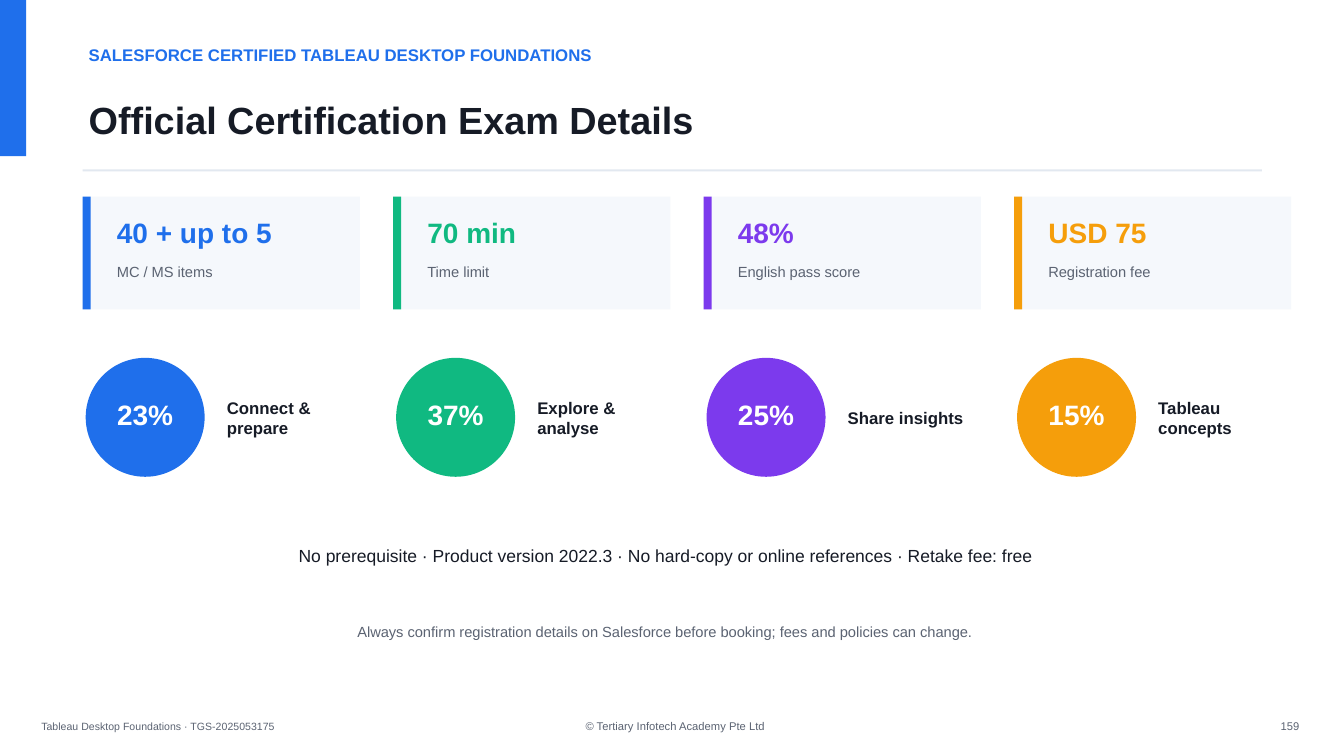
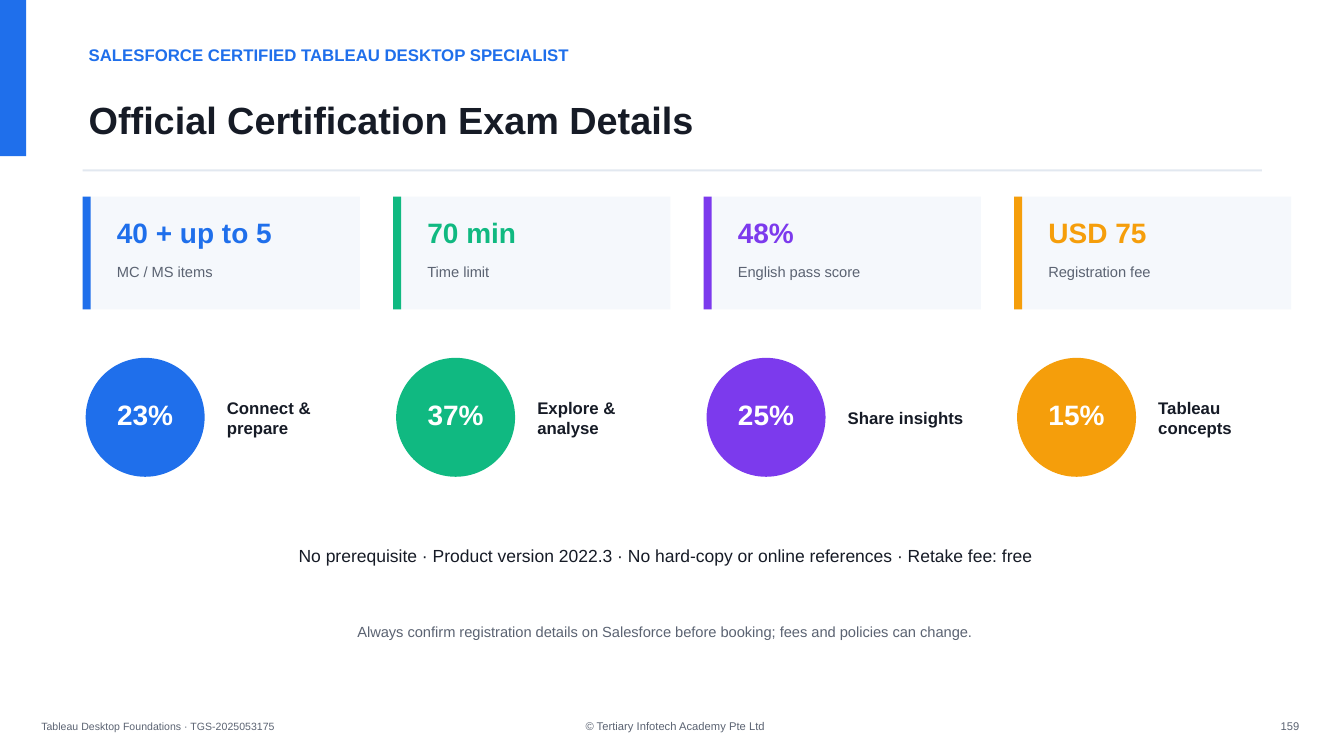
Before and after one commit to tertiarycourses/TGS-2025053175---Tableau-Certified-Desktop-Specialist-Training, a slide deck: slide 159 of courseware/Tableau Desktop Foundations-v5.pptx. Drawn at 1344x756 pixels with LibreOffice and Linux fonts; fonts in the diff are those of the drawing. Boxes give left, top, right and bottom in pixels: in the first picture for what was removed or moved away, otherwise in the second. Text is boxed around its words. In the diff, an @@ line names an element or a change of style, - is before the commit and + after.

```diff
--- a/courseware/Tableau Desktop Foundations-v5.pptx
+++ b/courseware/Tableau Desktop Foundations-v5.pptx
@@ text at [89,49,569,61]: text changed @@
-SALESFORCE CERTIFIED TABLEAU DESKTOP FOUNDATIONS
+SALESFORCE CERTIFIED TABLEAU DESKTOP SPECIALIST
```
Also in this commit, not shown: 4 other slides changed, 17 other files.
